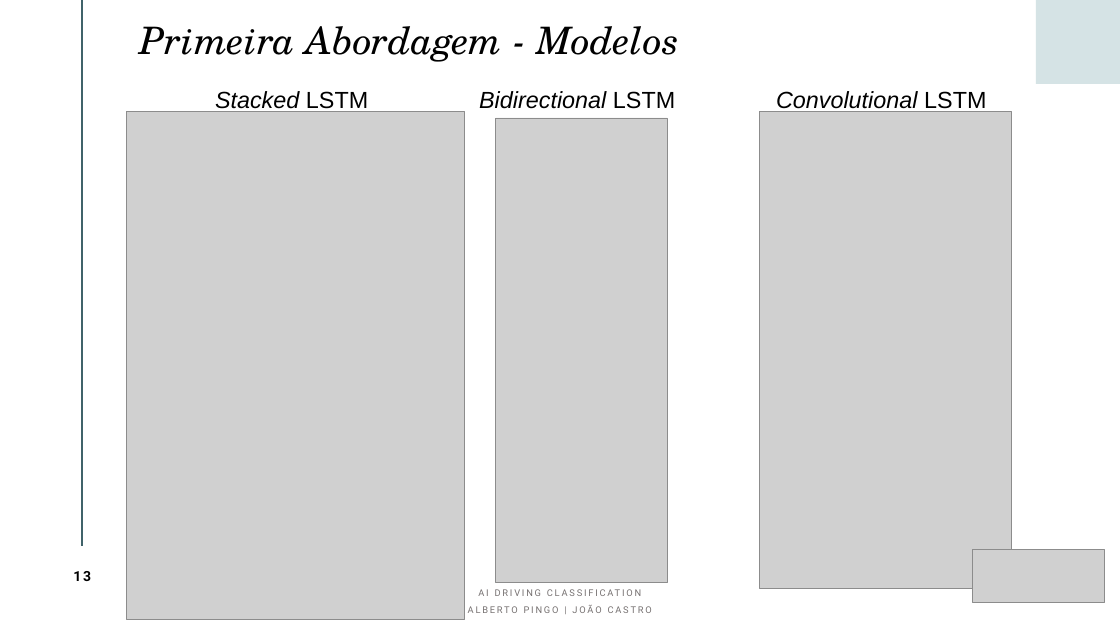
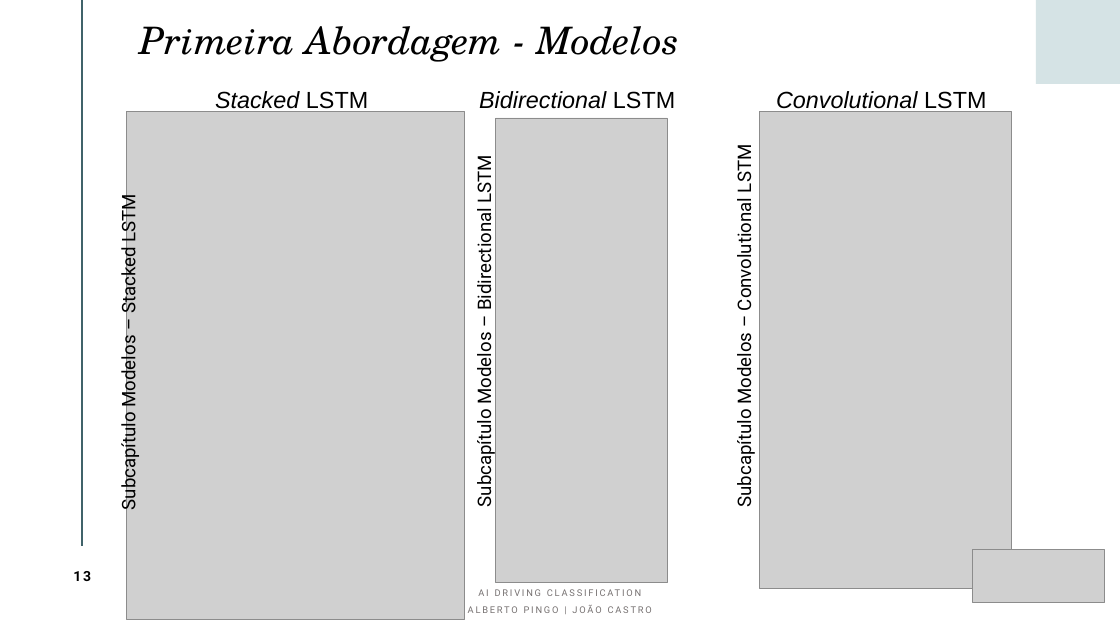
Before and after one commit to albertopingo/AI-driving-classification_FinalProject_CEng, a slide deck: slide 13 of ProjInf_AI_Driving_Classification.pptx. Drawn at 1120x630 pixels with LibreOffice and Linux fonts; fonts in the diff are those of the drawing; grey boxes stand for pictures. Boxes give left, top, right and bottom in pixels: in the first picture for what was removed or moved away, otherwise in the second. Text is boxed around its words. In the diff, an @@ line names an element or a change of style, - is before the commit and + after.

Commit message:
Update pptx

```diff
--- a/ProjInf_AI_Driving_Classification.pptx
+++ b/ProjInf_AI_Driving_Classification.pptx
@@ text added at [732,149,757,504], 16 pt, text #000000 @@
+Subcapítulo Modelos – Convolutional LSTM
@@ text added at [472,159,497,504], 16 pt, text #000000 @@
+Subcapítulo Modelos – Bidirectional LSTM
@@ text added at [116,198,141,507], 16 pt, text #000000 @@
+Subcapítulo Modelos – Stacked LSTM
```
Also in this commit, not shown: 3 other slides changed.
